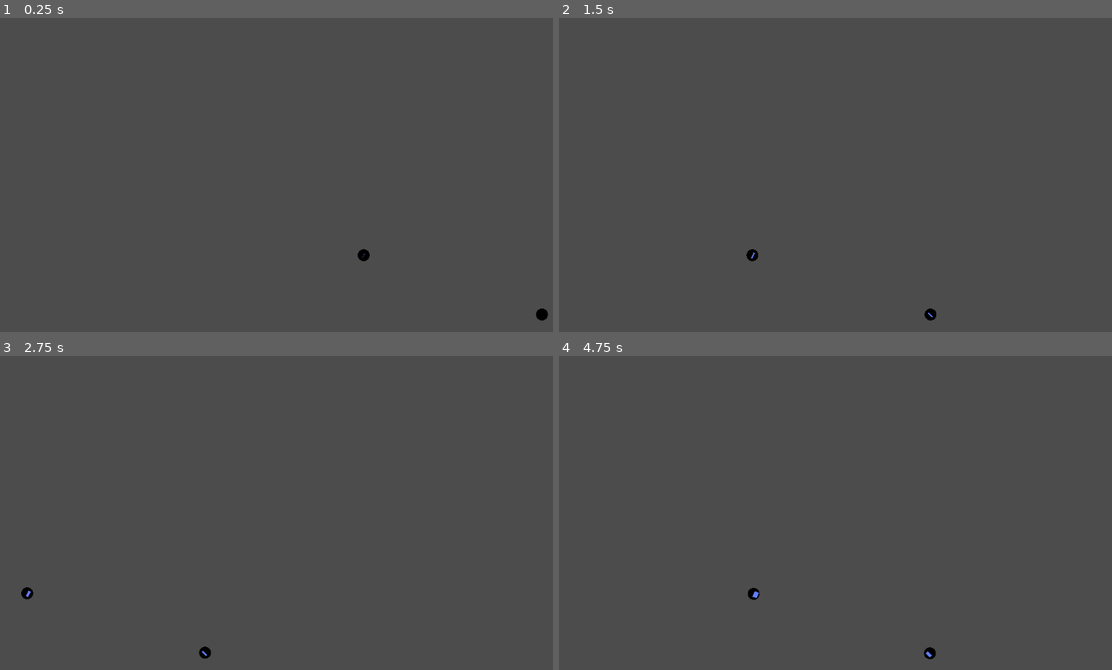
Above: before the commit, frames 1-4 (two rows, left to right).
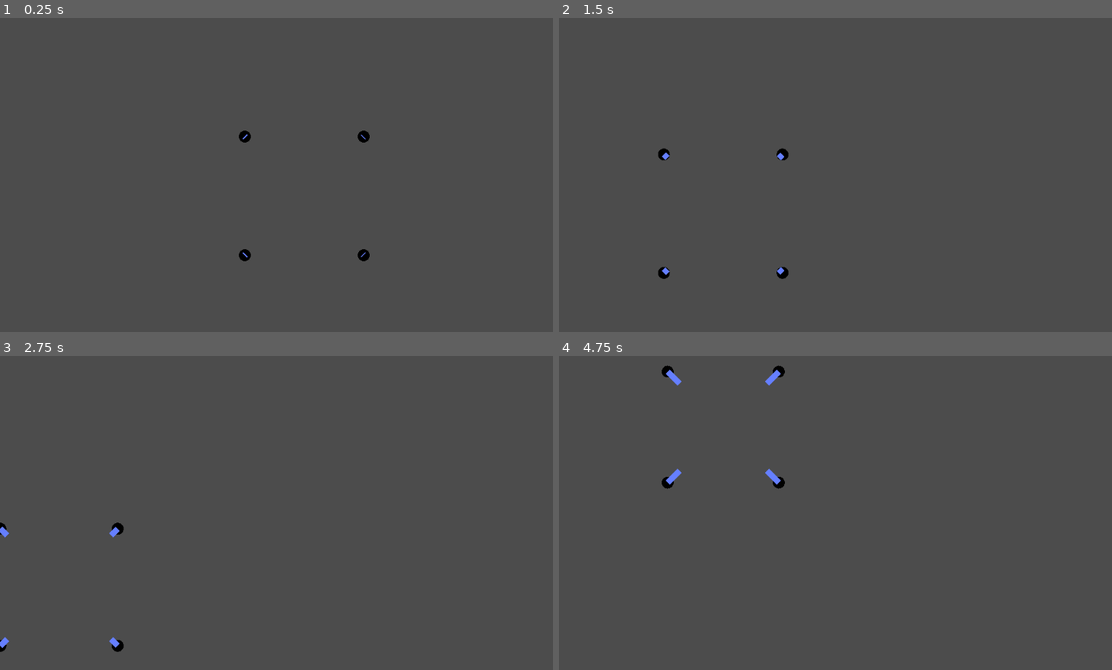
Above: after the commit, the same moments.

Repository: anatom3000/Gravit-Rebirth
Game: Godot game, scene res://Main.tscn
Same seed, same stepped clock (60 frames per second), same inputs: the game is played once before the commit and once after it.
Inputs (mouse positions are in pixels of both pictures, inside the frame that each line leads up to):
- Up to frame 1 (0.25 s): no input
- Up to frame 2 (1.5 s): tap Enter at 0.5 s; move the mouse to (995, 178) at 0.52 s; hold Right (ui_right) 0.53-1.25 s; click (995, 178) at 0.67 s; drag from (741, 212) to (835, 266) at 1.27 s
- Up to frame 3 (2.75 s): move the mouse to (364, 456) at 2.02 s; hold Right (ui_right) from 2.03 s (still down); click (364, 456) at 2.17 s
- Up to frame 4 (4.75 s): release Right (ui_right) at 2.75 s; drag from (835, 604) to (680, 481) at 2.77 s; tap Space at 3.5 s; move the mouse to (1045, 588) at 3.52 s; hold Left (ui_left) 3.53-4.25 s; click (1045, 588) at 3.67 s; drag from (680, 481) to (774, 443) at 4.27 s

The runs differ from the first frame. In frame 1, 0.3% of the frame differs, in the area x 43-100%, y 35-97%; in frame 2, 0.4%; in frame 3, 0.4%; in frame 4, 0.6%, in the area x 18-69%, y 2-97%.

Commit message:
Added drag and scroll feature for zoom !

Diff:
--- a/CameraHandler.gd
+++ b/CameraHandler.gd
@@ -4,8 +4,10 @@
 # Declare member variables here. Examples:
 # var a = 2
 # var b = "text"
-
-export var zoom_factor = 2
+var dragging = false
+var drag_pos = Vector2()
+export var key_zoom_factor = 1.01
+export var scroll_zoom_factor = 1.1
 
 func _process(delta):
 	var velocity = Vector2()  # The player's movement vector.
@@ -17,10 +19,37 @@
 		velocity.y += 1
 	if Input.is_action_pressed("ui_up"):
 		velocity.y -= 1
+	if Input.is_action_pressed("ui_page_up"):
+		$Camera2D.zoom *= key_zoom_factor
+		print("PLus!")
 	if Input.is_action_pressed("ui_page_down"):
-		$Camera2D.zoom *= zoom_factor
-	if Input.is_action_pressed("ui_page_down"):
-		$Camera2D.zoom /= zoom_factor
+		$Camera2D.zoom /= key_zoom_factor
+		print("Moins !")
 	if velocity.length() > 0:
 		velocity = velocity.normalized() * 400
 	position += velocity * delta
+
+
+func _ready():
+	set_process_input(true)
+
+func _input(event):
+	if event is InputEventMouseButton:
+		if event.is_pressed():
+			# zoom in
+			if event.button_index == BUTTON_WHEEL_UP:
+				#zoom_pos = get_global_mouse_position()
+				$Camera2D.zoom /= scroll_zoom_factor
+			# zoom out
+			if event.button_index == BUTTON_WHEEL_DOWN:
+				#zoom_pos = get_global_mouse_position()
+				$Camera2D.zoom *= scroll_zoom_factor
+	if event is InputEventMouseButton:
+		if event.is_pressed():
+			dragging = true
+			drag_pos = get_global_mouse_position()
+		else:
+			dragging = false
+	elif event is InputEventMouseMotion and dragging:
+		position += drag_pos
+		position -= get_global_mouse_position()
--- a/Simulation.gd
+++ b/Simulation.gd
@@ -3,11 +3,13 @@
 export (PackedScene) var Body
 
 export var gravity_strenth = 20 # was 6.67408e-2
+var updatin = true
 
 func _ready():
-	add_body(10, Vector2(500, 500))
 	add_body(10, Vector2(100, 100))
-	add_body(10, Vector2(400, 200))
+	add_body(10, Vector2(100, -100))
+	add_body(10, Vector2(-100, 100))
+	add_body(10, Vector2(-100, -100))
 
 func calculate_forces(pos_a, pos_b, m_a, m_b):
 	var distance = pos_a.distance_squared_to(pos_b)
@@ -26,6 +28,7 @@
 	body.radius = radius
 
 func change_state(updating):
+	updatin = updating
 	if updating:
 		for body in get_children():
 			body.set_mode(RigidBody2D.MODE_STATIC)
@@ -34,6 +37,7 @@
 			body.set_mode(RigidBody2D.MODE_RIGID)
 
 func _process(_delta):
+	if updatin:
 		for body in get_children():
 			for body_i in get_children():
 				if body.position != body_i.position:
